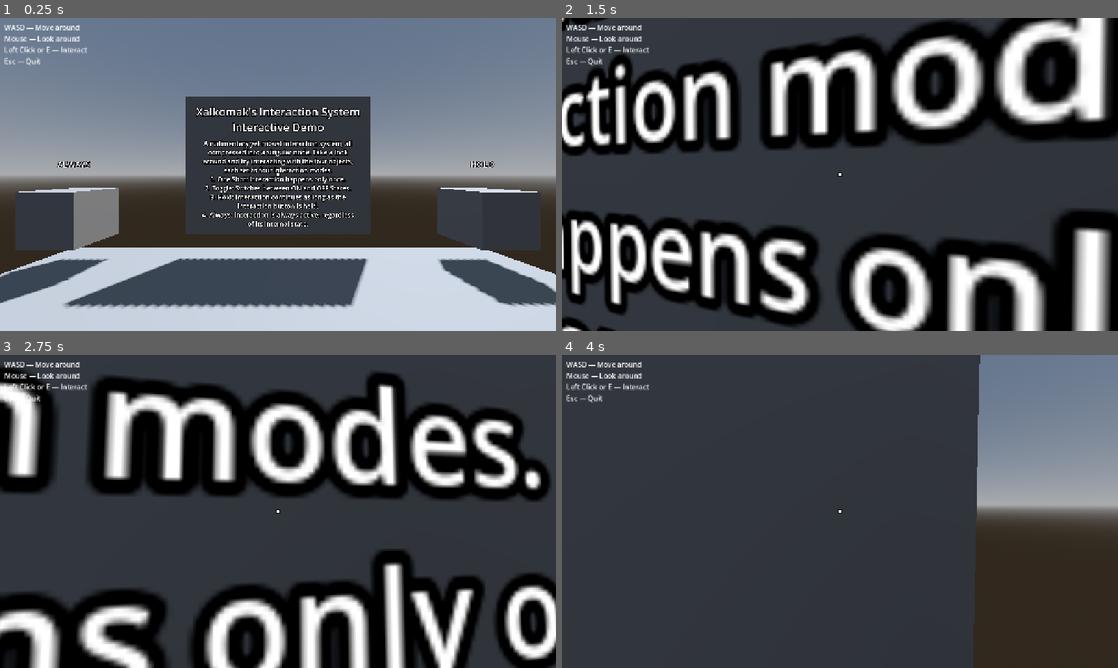
Above: before the commit, frames 1-4 (two rows, left to right).
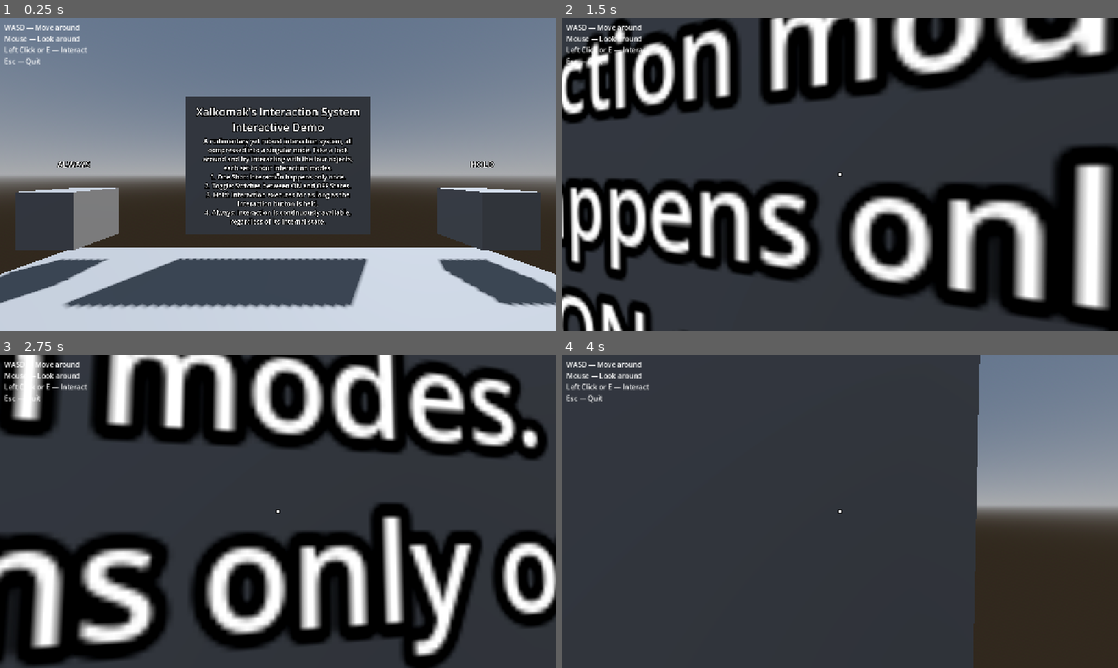
Above: after the commit, the same moments.

Repository: Xalkomak/Interactable-Component
Game: Godot game, scene res://Demo3D.tscn
The game is run twice, just before and just after one commit, with the same random seed, the same clock (stepped at 60 frames per second) and the same inputs.
Inputs (mouse positions are in pixels of both pictures, inside the frame that each line leads up to):
- Up to frame 1 (0.25 s): no input
- Up to frame 2 (1.5 s): tap Enter at 0.5 s; move the mouse to (867, 174) at 0.52 s; press the mouse at (867, 174) at 0.53 s; hold W (forward) from 0.53 s (still down); move the mouse to (812, 174) at 1.27 s; release the mouse at (812, 174) at 1.28 s; click (812, 174) at 1.35 s
- Up to frame 3 (2.75 s): keep holding W (forward); tap Space at 2 s; move the mouse to (289, 505) at 2.02 s; press the mouse at (289, 505) at 2.03 s
- Up to frame 4 (4 s): keep holding W (forward); tap Enter at 2.75 s; move the mouse to (834, 517) at 2.77 s; release the mouse at (834, 517) at 2.78 s; click (834, 517) at 2.85 s; tap Space at 3.5 s; move the mouse to (878, 514) at 3.52 s; press the mouse at (878, 514) at 3.53 s

The runs differ from the first frame. In frame 1, 4.3% of the frame differs, in the area x 36-64%, y 38-67%; in frame 2, 64%, in the area x 0-100%, y 0-100%; in frame 3, 63%; in frame 4, nothing differs.

Commit message:
Setup and Cleanup

Diff:
--- a/Demo3D.tscn
+++ b/Demo3D.tscn
@@ -159,43 +159,43 @@
 Left Click or E — Interact
 Esc — Quit"
 
-[node name="MeshInstance3D" type="MeshInstance3D" parent="." unique_id=1432367763]
+[node name="OneShotDemo" type="MeshInstance3D" parent="." unique_id=1432367763]
 transform = Transform3D(1, 0, 0, 0, 1, 0, 0, 0, 1, 4, 1, 4)
 mesh = SubResource("SphereMesh_a4ptb")
 surface_material_override/0 = SubResource("StandardMaterial3D_lbk50")
 
-[node name="StaticBody3D" type="StaticBody3D" parent="MeshInstance3D" unique_id=450454125]
+[node name="StaticBody3D" type="StaticBody3D" parent="OneShotDemo" unique_id=450454125]
 collision_layer = 4
 script = ExtResource("2_rcyt2")
 
-[node name="CollisionShape3D" type="CollisionShape3D" parent="MeshInstance3D/StaticBody3D" unique_id=938317174]
+[node name="CollisionShape3D" type="CollisionShape3D" parent="OneShotDemo/StaticBody3D" unique_id=938317174]
 shape = SubResource("SphereShape3D_rcyt2")
 
-[node name="Interactable" type="Node" parent="MeshInstance3D/StaticBody3D" unique_id=53464419]
+[node name="Interactable" type="Node" parent="OneShotDemo/StaticBody3D" unique_id=53464419]
 script = ExtResource("2_lbk50")
 interact_prompt = "Make this sphere black"
 call_method = &"make_sphere_black"
 metadata/_custom_type_script = "uid://beggh14xn8wlj"
 
-[node name="Label3D" type="Label3D" parent="MeshInstance3D" unique_id=1722438063]
+[node name="Label3D" type="Label3D" parent="OneShotDemo" unique_id=1722438063]
 transform = Transform3D(1, 0, 0, 0, 1, 0, 0, 0, 1, 0, 1, 0)
 billboard = 1
 text = "One Shot"
 uppercase = true
 
-[node name="MeshInstance3D2" type="MeshInstance3D" parent="." unique_id=588271753]
+[node name="ToggleDemo" type="MeshInstance3D" parent="." unique_id=588271753]
 transform = Transform3D(1, 0, 0, 0, 1, 0, 0, 0, 1, -4, 1, 4)
 mesh = SubResource("SphereMesh_a4ptb")
 surface_material_override/0 = SubResource("StandardMaterial3D_rcyt2")
 
-[node name="StaticBody3D" type="StaticBody3D" parent="MeshInstance3D2" unique_id=1237294181]
+[node name="StaticBody3D" type="StaticBody3D" parent="ToggleDemo" unique_id=1237294181]
 collision_layer = 4
 script = ExtResource("2_rcyt2")
 
-[node name="CollisionShape3D" type="CollisionShape3D" parent="MeshInstance3D2/StaticBody3D" unique_id=1896347244]
+[node name="CollisionShape3D" type="CollisionShape3D" parent="ToggleDemo/StaticBody3D" unique_id=1896347244]
 shape = SubResource("SphereShape3D_rcyt2")
 
-[node name="Interactable" type="Node" parent="MeshInstance3D2/StaticBody3D" unique_id=16845152]
+[node name="Interactable" type="Node" parent="ToggleDemo/StaticBody3D" unique_id=16845152]
 script = ExtResource("2_lbk50")
 interaction_mode = 1
 interact_prompt = "Make this sphere black"
@@ -203,55 +203,55 @@
 call_method = &"toggle_sphere_color"
 metadata/_custom_type_script = "uid://beggh14xn8wlj"
 
-[node name="Label3D" type="Label3D" parent="MeshInstance3D2" unique_id=274311910]
+[node name="Label3D" type="Label3D" parent="ToggleDemo" unique_id=274311910]
 transform = Transform3D(1, 0, 0, 0, 1, 0, 0, 0, 1, 0, 1, 0)
 billboard = 1
 text = "Toggle"
 uppercase = true
 
-[node name="MeshInstance3D3" type="MeshInstance3D" parent="." unique_id=1650631800]
+[node name="AlwaysDemo" type="MeshInstance3D" parent="." unique_id=1650631800]
 transform = Transform3D(1, 0, 0, 0, 1, 0, 0, 0, 1, -4, 1, -4)
 mesh = SubResource("BoxMesh_mytgc")
 
-[node name="StaticBody3D" type="StaticBody3D" parent="MeshInstance3D3" unique_id=757523656]
+[node name="StaticBody3D" type="StaticBody3D" parent="AlwaysDemo" unique_id=757523656]
 collision_layer = 4
 script = ExtResource("2_rcyt2")
 
-[node name="CollisionShape3D" type="CollisionShape3D" parent="MeshInstance3D3/StaticBody3D" unique_id=1242582302]
+[node name="CollisionShape3D" type="CollisionShape3D" parent="AlwaysDemo/StaticBody3D" unique_id=1242582302]
 shape = SubResource("BoxShape3D_rcyt2")
 
-[node name="Interactable" type="Node" parent="MeshInstance3D3/StaticBody3D" unique_id=1093372593]
+[node name="Interactable" type="Node" parent="AlwaysDemo/StaticBody3D" unique_id=1093372593]
 script = ExtResource("2_lbk50")
 interaction_mode = 3
 interact_prompt = "Rotate cube"
 call_method = &"rotate_cube"
 metadata/_custom_type_script = "uid://beggh14xn8wlj"
 
-[node name="Label3D" type="Label3D" parent="MeshInstance3D3" unique_id=1098773103]
+[node name="Label3D" type="Label3D" parent="AlwaysDemo" unique_id=1098773103]
 transform = Transform3D(1, 0, 0, 0, 1, 0, 0, 0, 1, 0, 1, 0)
 billboard = 1
 text = "Always"
 uppercase = true
 
-[node name="MeshInstance3D4" type="MeshInstance3D" parent="." unique_id=370871998]
+[node name="HoldDemo" type="MeshInstance3D" parent="." unique_id=370871998]
 transform = Transform3D(1, 0, 0, 0, 1, 0, 0, 0, 1, 4, 1, -4)
 mesh = SubResource("BoxMesh_mytgc")
 
-[node name="StaticBody3D" type="StaticBody3D" parent="MeshInstance3D4" unique_id=1460713959]
+[node name="StaticBody3D" type="StaticBody3D" parent="HoldDemo" unique_id=1460713959]
 collision_layer = 4
 script = ExtResource("2_rcyt2")
 
-[node name="CollisionShape3D" type="CollisionShape3D" parent="MeshInstance3D4/StaticBody3D" unique_id=853016206]
+[node name="CollisionShape3D" type="CollisionShape3D" parent="HoldDemo/StaticBody3D" unique_id=853016206]
 shape = SubResource("BoxShape3D_rcyt2")
 
-[node name="Interactable" type="Node" parent="MeshInstance3D4/StaticBody3D" unique_id=881280870]
+[node name="Interactable" type="Node" parent="HoldDemo/StaticBody3D" unique_id=881280870]
 script = ExtResource("2_lbk50")
 interaction_mode = 2
 interact_prompt = "Hold to rotate cube"
 call_method = &"hold_rotate_cube"
 metadata/_custom_type_script = "uid://beggh14xn8wlj"
 
-[node name="Label3D" type="Label3D" parent="MeshInstance3D4" unique_id=2084992277]
+[node name="Label3D" type="Label3D" parent="HoldDemo" unique_id=2084992277]
 transform = Transform3D(1, 0, 0, 0, 1, 0, 0, 0, 1, 0, 1, 0)
 billboard = 1
 text = "Hold"
@@ -274,15 +274,41 @@
 font_size = 48
 
 [node name="Description" type="Label3D" parent="Signboard" unique_id=540495391]
-transform = Transform3D(1, 0, 0, 0, 1, 0, 0, 0, 1, 0, -0.4, 0.051)
+transform = Transform3D(1, 0, 0, 0, 1, 0, 0, 0, 1, 0, -0.35, 0.051)
 text = "A rudimentary yet robust interaction system, all
 compressed into a singular node. Take a look
 around and try interacting with the four objects,
 each set to four interaction modes.
 1. One Shot: Interaction happens only once.
 2. Toggle: Swtches between ON and OFF States.
-3. Hold: Interaction continues as long as the
+3. Hold: Interaction executes for as long as the
 interaction button is held.
-4. Always: Interaction is always active, regardless
-of its internal state."
+4. Always: Interaction is continuously available,
+regardless of its internal state."
 font_size = 28
+
+[node name="Signboard2" type="MeshInstance3D" parent="." unique_id=1684732687]
+transform = Transform3D(-1, 0, -8.742278e-08, 0, 1, 0, 8.742278e-08, 0, -1, 0, 2, 4.5)
+mesh = SubResource("BoxMesh_xvdui")
+
+[node name="StaticBody3D" type="StaticBody3D" parent="Signboard2" unique_id=1353579606]
+collision_layer = 2
+
+[node name="CollisionShape3D" type="CollisionShape3D" parent="Signboard2/StaticBody3D" unique_id=1591997927]
+shape = SubResource("BoxShape3D_mytgc")
+
+[node name="Title" type="Label3D" parent="Signboard2" unique_id=1414117049]
+transform = Transform3D(1, 0, 0, 0, 1, 0, 0, 0, 1, 0, 1, 0.051)
+text = "Use the Interactable node in
+your projects"
+font_size = 48
+
+[node name="Description" type="Label3D" parent="Signboard2" unique_id=437325301]
+transform = Transform3D(1, 0, 0, 0, 1, 0, 0, 0, 1, 0, -0.3, 0.051)
+text = "The interactable node is as easy as adding the
+Interactable node as a child to any PhysicsBody3D or
+PhysicsBody2D node that has a script attached
+to it and configuring the setup in the node's inspector.
+Go ahead! Try changing some values in the inspector
+of each of the Demo object's Interactable nodes."
+font_size = 28
--- a/Player.gd
+++ b/Player.gd
@@ -1,7 +1,6 @@
 extends CharacterBody3D
 
 const SPEED = 5.0
-const JUMP_VELOCITY = 4.5
 
 @onready var player_cam: Camera3D = $PlayerCam
 @onready var interaction_ray: RayCast3D = %InteractionRay
